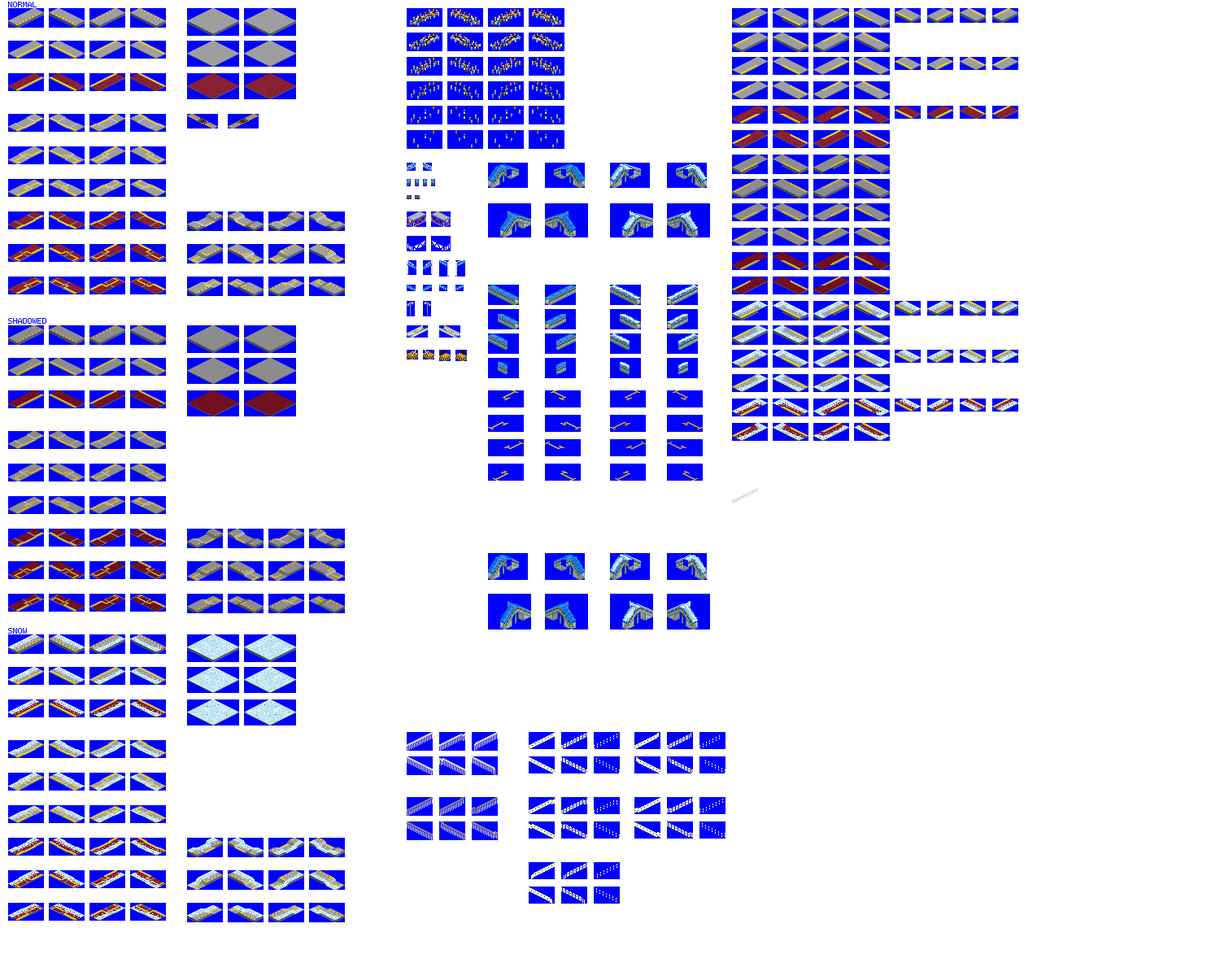
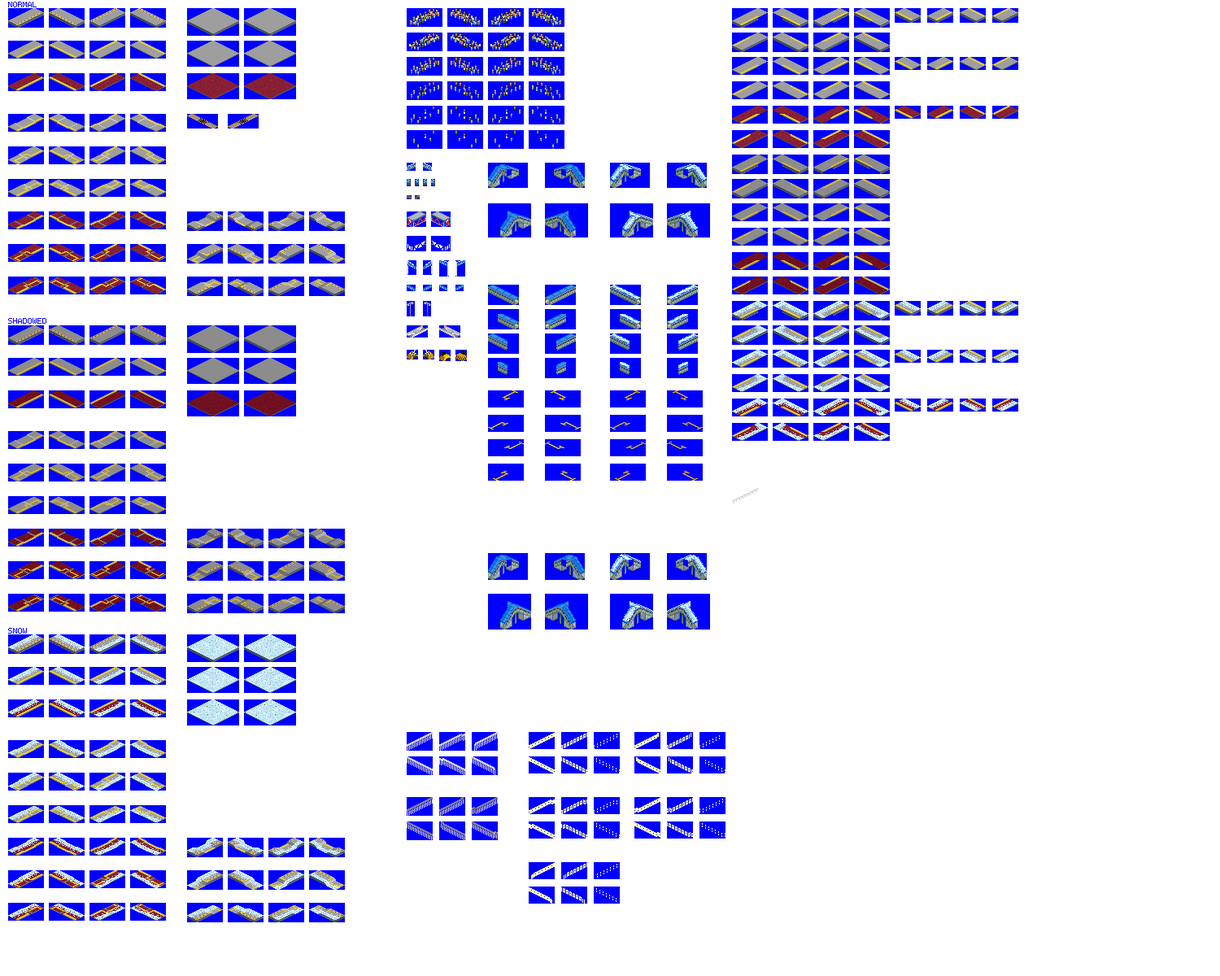
Before/after of a (1220, 976) layered artwork. What changed in the layer stack:
painted on "buffer" over [406, 349, 451, 362]
painted on "platforms" over [406, 349, 451, 362]
